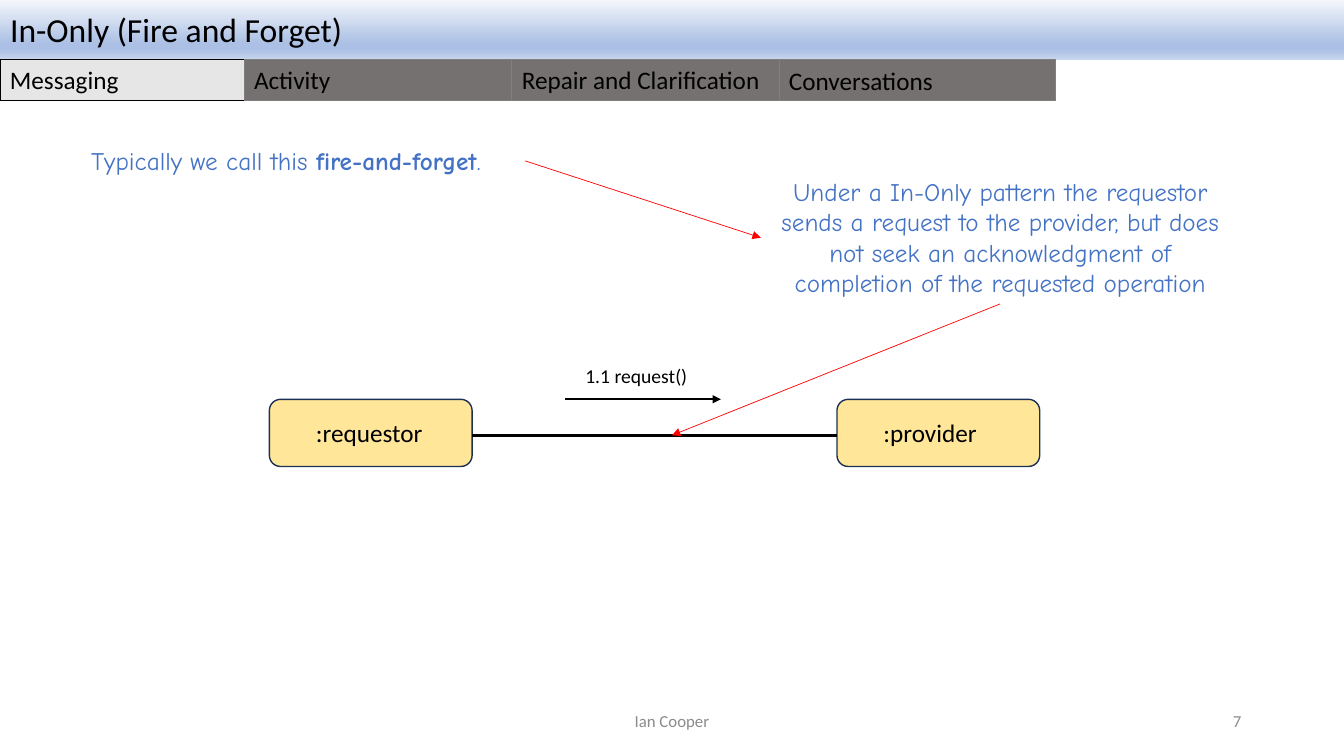
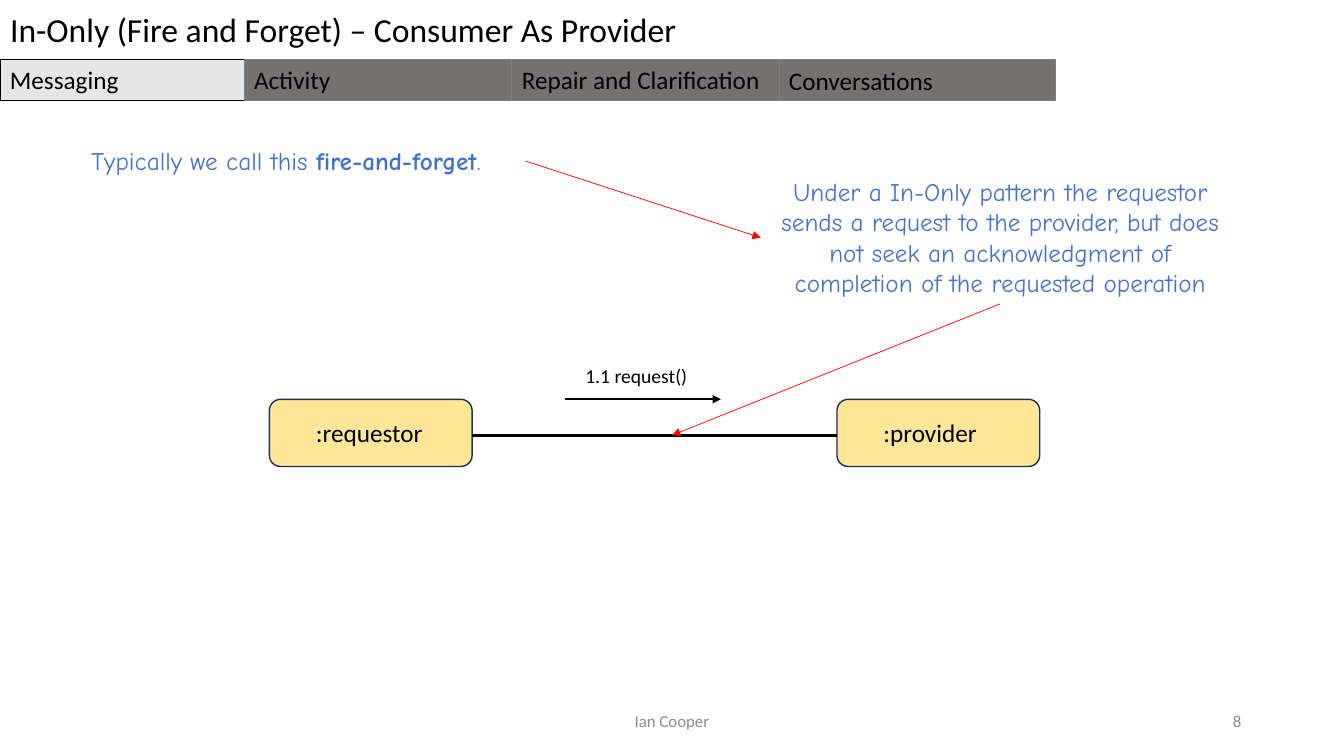
Before and after one commit to iancooper/Presentations, a slide deck: slide 8 of Conversation Patterns.pptx (slide 7 before the commit). Drawn at 1344x756 pixels with LibreOffice and Linux fonts; fonts in the diff are those of the drawing. Boxes give left, top, right and bottom in pixels: in the first picture for what was removed or moved away, otherwise in the second. Text is boxed around its words. In the diff, an @@ line names an element or a change of style, - is before the commit and + after.

```diff
--- a/Conversation Patterns.pptx
+++ b/Conversation Patterns.pptx
@@ rectangle "In-Only (Fire and Forget) – ..." at box(0, 0, 1344, 60): fill gradient #F6F8FC to #ABC0E4 to #C7D5ED to #FFFFFF @@
@@ text in rectangle at box(10, 17, 676, 48): text changed @@
-In-Only (Fire and Forget)
+In-Only (Fire and Forget) – Consumer As Provider
@@ page number at box(1233, 715, 1241, 727): text changed @@
-7
+8
```
Also in this commit, not shown: 50 other slides changed, 1 slide added, 1 other file.
